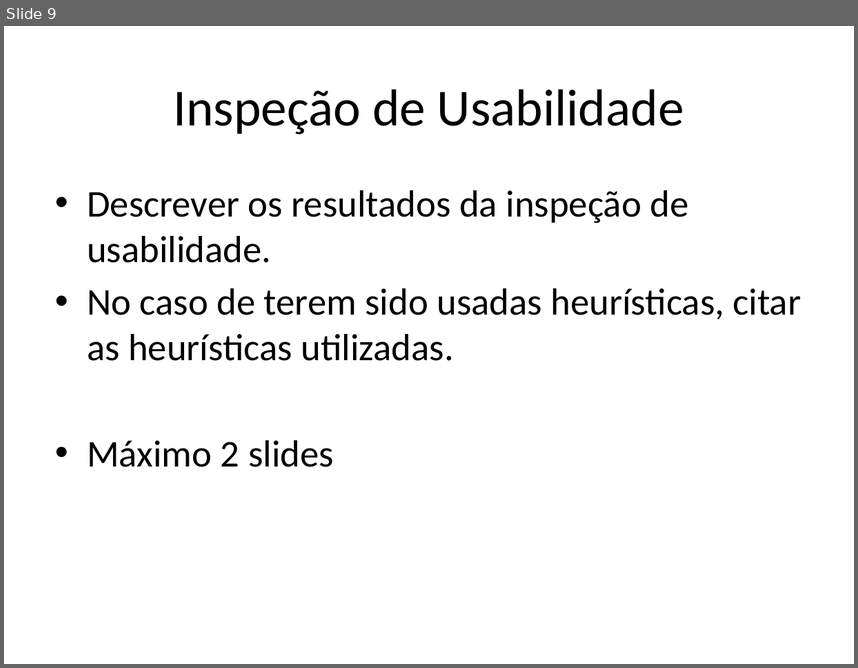
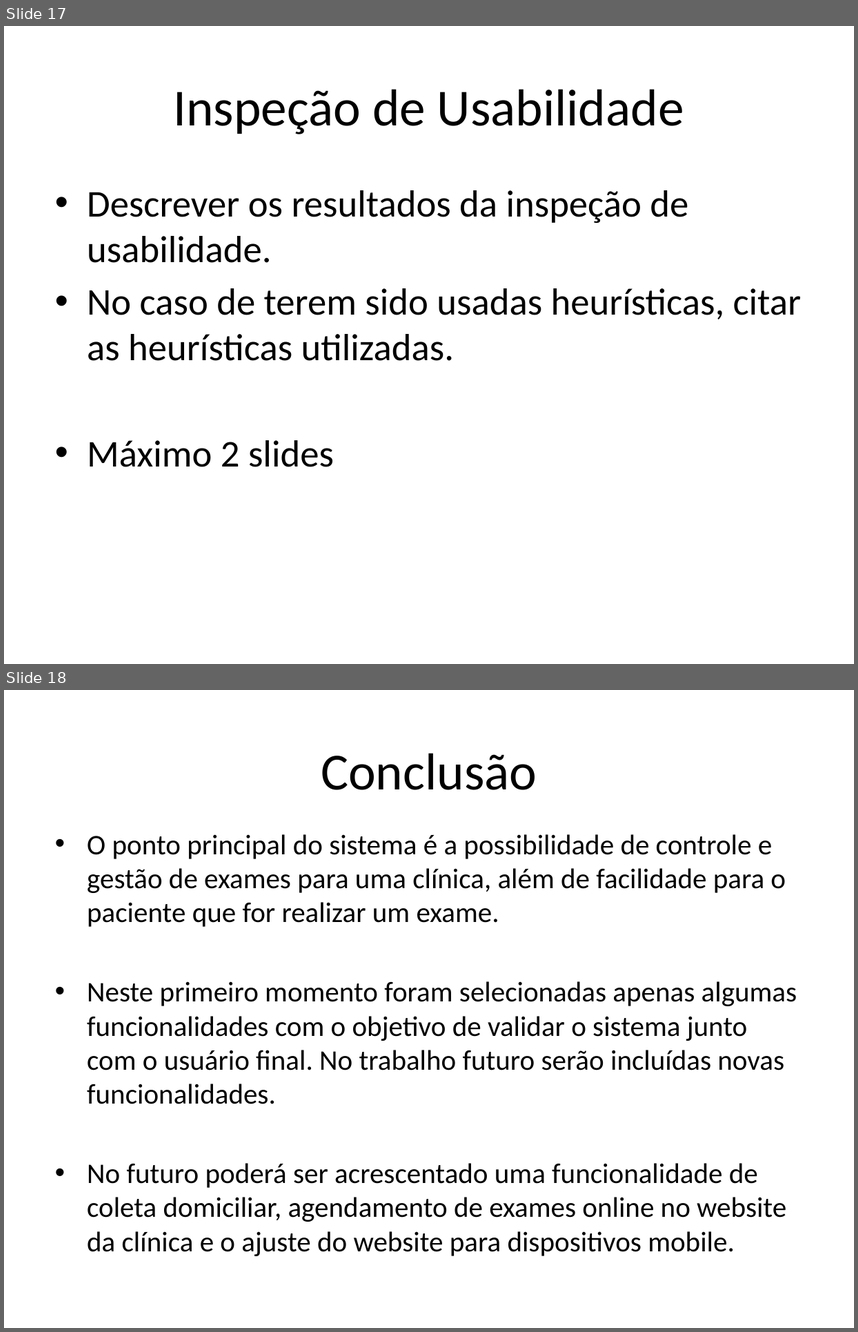
Before and after one commit to kokmz/TCCHUE, a slide deck: documentacao/G4_Apresentacao2sem2014_Final.pptx. Shown one above the other, each under a label of ours: slide 9 before the commit, slides 17 and 18 after it. The pictures are 858x668 and 858x1332 pixels, drawn with LibreOffice and Linux fonts; fonts in the diff are those of the drawing; background and template pictures are left out. Boxes give left, top, right and bottom in pixels: in the first picture for what was removed or moved away, otherwise in the second. Text is boxed around its words. In the diff, an @@ line names an element or a change of style, - is before the commit and + after.

Commit message:
Atualização do slide da Apresentação. Já está praticamente finalizado, faltando algumas coisas e ajustes.

```diff
--- a/documentacao/G4_Apresentacao2sem2014_Final.pptx
+++ b/documentacao/G4_Apresentacao2sem2014_Final.pptx
@@ slide 18 added at box(4, 690, 854, 1328), background picture (left out) @@
@@ title added at box(321, 753, 537, 790), 44 pt, text #000000 @@
+Conclusão
@@ text added at box(87, 834, 797, 1256), 24 pt, text #000000 @@
+• O ponto principal do sistema é a possibilidade de controle e gestão de exames para uma clínica, além de facilidade para o paciente que for realizar um exame.
+• Neste primeiro momento foram selecionadas apenas algumas funcionalidades com o objetivo de validar o sistema junto com o usuário final. No trabalho futuro serão incluídas novas funcionalidades.
+• No futuro poderá ser acrescentado uma funcionalidade de coleta domiciliar, agendamento de exames online no website da clínica e o ajuste do website para dispositivos mobile.
@@ what was slide 9 is now slide 17 @@
```
Also in this commit, not shown: 3 slides changed, 12 other slides added, 5 slides removed.
